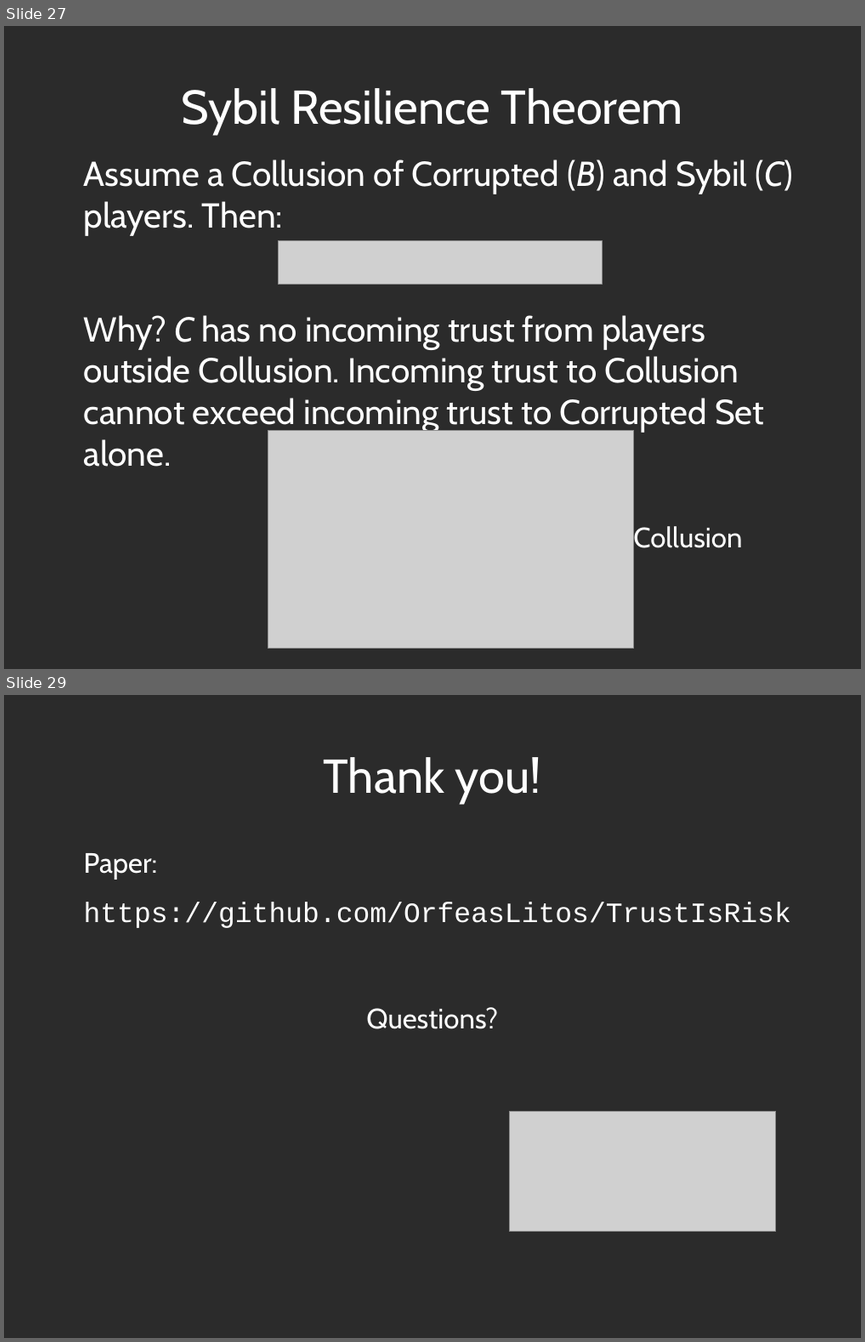
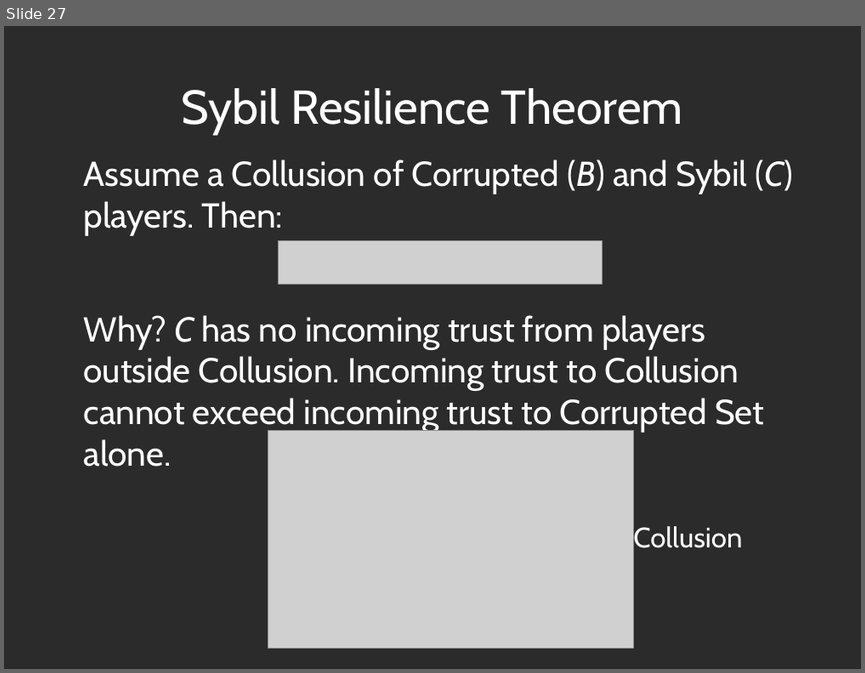
Before and after one commit to decrypto-org/TrustIsRisk, a slide deck: presentations/thesisDefense23-1-2017/thesisDefense23-1-2017laptop.odp. Shown one above the other, each under a label of ours: slides 27 and 29 before the commit, slide 27 after it; the slides between them are not shown. The pictures are 865x1342 and 865x673 pixels, drawn with LibreOffice and Linux fonts; fonts in the diff are those of the drawing; grey boxes stand for pictures; background and template pictures are left out; a plain dark background stands for a picture behind light text. Boxes give left, top, right and bottom in pixels: in the first picture for what was removed or moved away, otherwise in the second. Text is boxed around its words. In the diff, an @@ line names an element or a change of style, - is before the commit and + after.

Commit message:
copy over risk invariance algorithms slides to thesisDefense23-1-2017laptop.odp

```diff
--- a/presentations/thesisDefense23-1-2017/thesisDefense23-1-2017laptop.odp
+++ b/presentations/thesisDefense23-1-2017/thesisDefense23-1-2017laptop.odp
@@ slide 29 removed at [4, 695, 861, 1338], background picture (left out) @@
@@ title removed at [324, 757, 541, 804] @@
-Thank you!
@@ text removed at [84, 853, 791, 928] @@
-Paper:
-https://github.com/OrfeasLitos/TrustIsRisk
@@ text removed at [366, 1007, 498, 1029] @@
-Questions?
@@ picture removed at [510, 1111, 776, 1231] @@
```
Also in this commit, not shown: 4 slides changed, 15 slides added.
